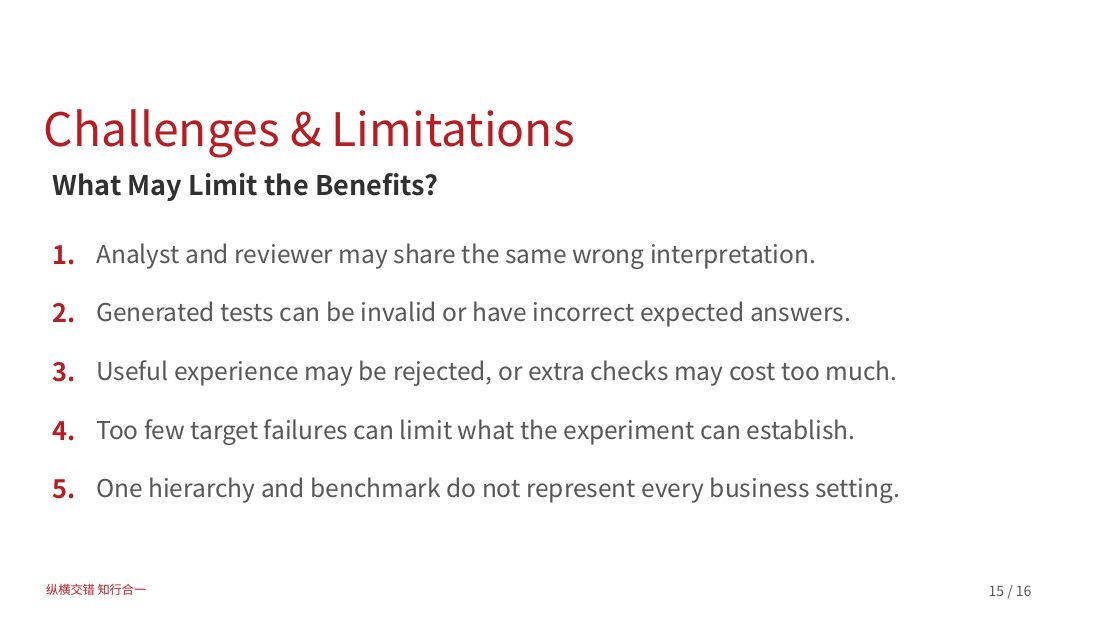
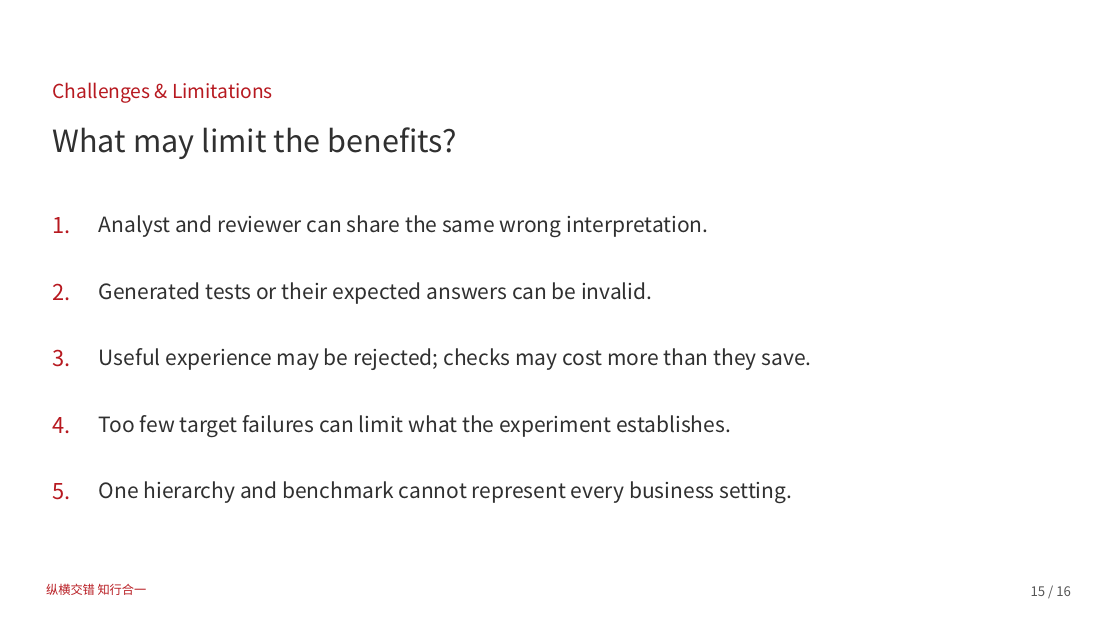
Before and after one commit to dushamishkin/mib-thesis, a slide deck: slide 15 of proposal/defense/Mikhail_Dushkin_Proposal_Defense.pptx. Drawn at 1120x630 pixels with LibreOffice and Linux fonts; fonts in the diff are those of the drawing; background and template pictures are left out. Boxes give left, top, right and bottom in pixels: in the first picture for what was removed or moved away, otherwise in the second. Text is boxed around its words. In the diff, an @@ line names an element or a change of style, - is before the commit and + after.

```diff
--- a/proposal/defense/Mikhail_Dushkin_Proposal_Defense.pptx
+++ b/proposal/defense/Mikhail_Dushkin_Proposal_Defense.pptx
@@ text "Challenges & Limitations": place and size @@
-text "Challenges & Limitations" at bbox=[44, 109, 575, 158]
+text "Challenges & Limitations" at bbox=[53, 82, 273, 103]
@@ text "Challenges & Limitations" at bbox=[53, 82, 273, 103]: size 39.6 to 16.5 pt, text colour #B81C22 to #B71920; line spacing 0.9 to 1; vertical alignment bottom to top @@
@@ text at bbox=[53, 127, 458, 159]: text changed; size 23.2 to 26.2 pt; bold off @@
-What May Limit the Benefits?
+What may limit the benefits?
@@ size 21.8 to 18.8 pt, text colour #B81C22 to #B71920, bold off in 5 elements at bbox=[52, 483, 70, 500], bbox=[52, 417, 70, 433], bbox=[52, 349, 70, 367], bbox=[52, 283, 70, 300], bbox=[52, 217, 70, 233] @@
@@ text "1.": place and size @@
-text "1." at bbox=[53, 245, 76, 265]
+text "1." at bbox=[52, 217, 70, 233]
@@ text at bbox=[99, 215, 708, 237]: text changed; size 21 to 18 pt; text colour #575757 to #303030 @@
-Analyst and reviewer may share the same wrong interpretation.
+Analyst and reviewer can share the same wrong interpretation.
@@ text "2.": place and size @@
-text "2." at bbox=[53, 303, 76, 323]
+text "2." at bbox=[52, 283, 70, 300]
@@ text at bbox=[99, 282, 652, 304]: text changed; size 21 to 18 pt; text colour #575757 to #303030 @@
-Generated tests can be invalid or have incorrect expected answers.
+Generated tests or their expected answers can be invalid.
@@ text "3.": place and size @@
-text "3." at bbox=[53, 362, 76, 382]
+text "3." at bbox=[52, 349, 70, 367]
@@ text at bbox=[99, 348, 811, 370]: text changed; size 21 to 18 pt; text colour #575757 to #303030 @@
-Useful experience may be rejected, or extra checks may cost too much.
+Useful experience may be rejected; checks may cost more than they save.
@@ text at bbox=[99, 415, 731, 437]: text changed; size 21 to 18 pt; text colour #575757 to #303030 @@
-Too few target failures can limit what the experiment can establish.
+Too few target failures can limit what the experiment establishes.
@@ text at bbox=[99, 481, 792, 503]: text changed; size 21 to 18 pt; text colour #575757 to #303030 @@
-One hierarchy and benchmark do not represent every business setting.
+One hierarchy and benchmark cannot represent every business setting.
@@ text "15 / 16" at bbox=[1031, 586, 1071, 596]: size 12 to 11.2 pt, text colour #575757 to #555555; alignment left to right @@
```
Also in this commit, not shown: 13 other slides changed, 1 slide added, 1 slide removed, 7 other files.
